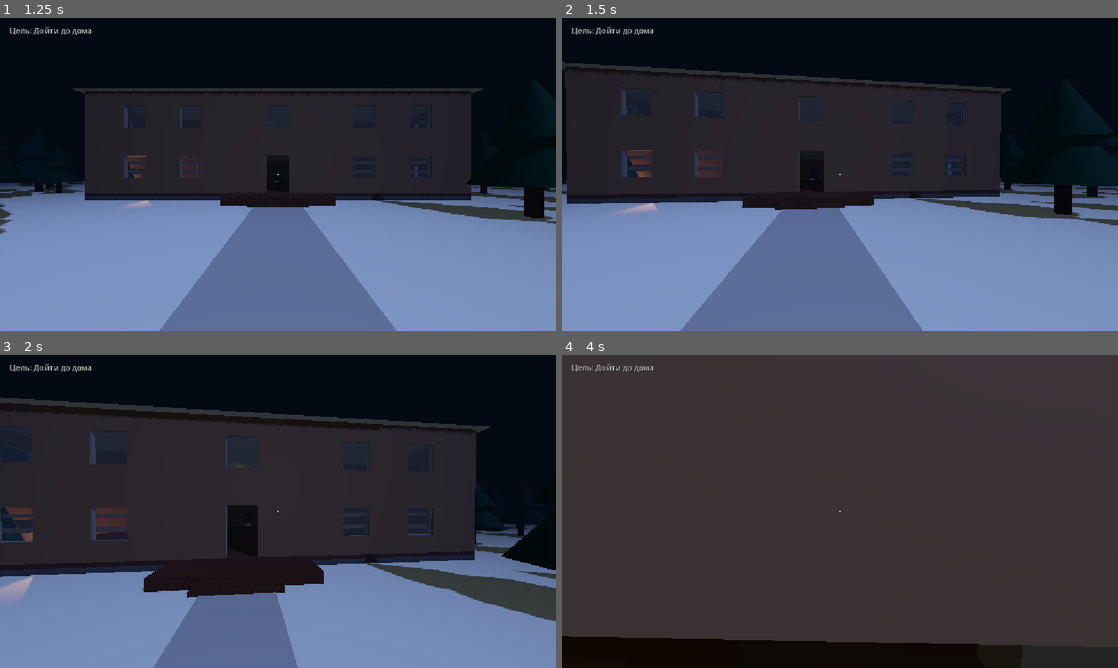
Above: before the commit, frames 1-4 (two rows, left to right).
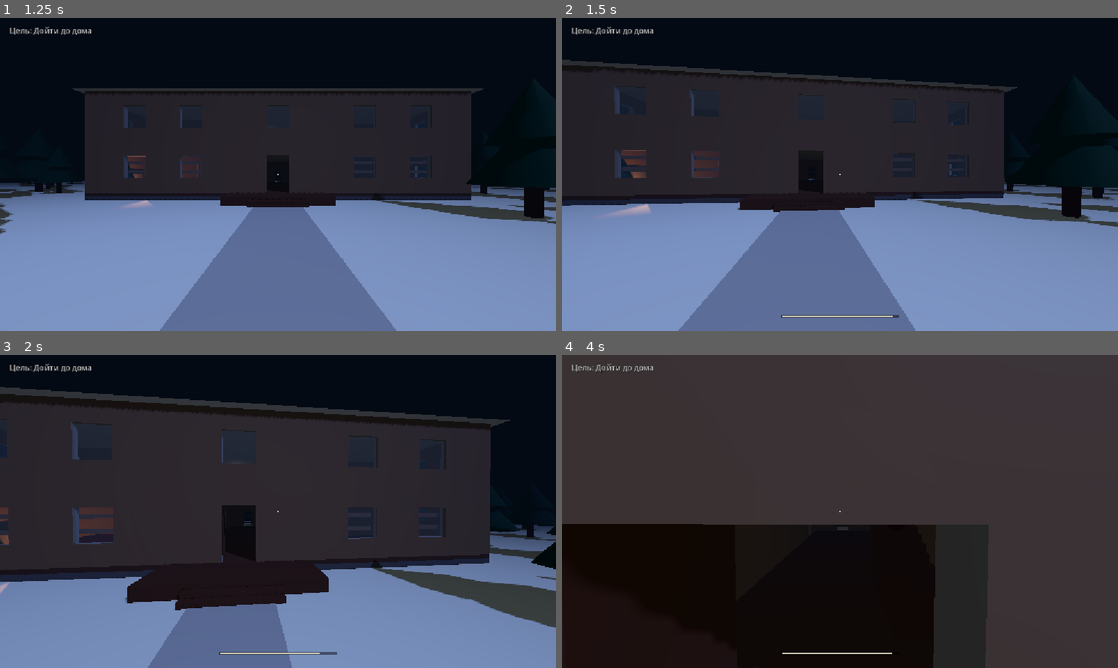
Above: after the commit, the same moments.

Repository: naryn-team/last-new-year
Game: Godot game, scene res://main_menu.tscn
The game is run twice, just before and just after one commit, with the same random seed, the same clock (stepped at 60 frames per second) and the same inputs.
Inputs (mouse positions are in pixels of both pictures, inside the frame that each line leads up to):
- Up to frame 1 (1.25 s): click "Play" at 0.5 s
- Up to frame 2 (1.5 s): tap Enter at 1.25 s; move the mouse to (867, 174) at 1.27 s; hold W from 1.28 s (still down); hold Shift from 1.28 s (still down)
- Up to frame 3 (2 s): keep holding W; keep holding Shift; tap Space at 1.52, 1.82 s; tap Ctrl at 1.55 s
- Up to frame 4 (4 s): keep holding W; move the mouse to (812, 511) at 2.02 s; release Shift at 2.03 s; tap Ctrl at 2.1 s; tap Space at 2.27, 2.57, 3.6, 3.77 s; tap E at 2.3, 2.85 s; move the mouse to (851, 505) at 2.77 s; hold Space 2.78-3.53 s; move the mouse to (834, 517) at 3.52 s; tap Shift at 3.8 s

Frame 1 is identical in both runs. In frame 2, 4.4% of the frame differs, in the area x 0-100%, y 13-100%; in frame 3, 12%; in frame 4, 26%, in the area x 0-83%, y 54-100%.

Commit message:
Sprint, crouch, head bob, pause menu, settings

Diff:
--- a/game/game.gd
+++ b/game/game.gd
@@ -23,6 +23,8 @@
 var _inventory: Label
 var _objective: Label
 var _crosshair: ColorRect
+var _stamina_bg: ColorRect
+var _stamina_bar: ColorRect
 var _message_time := 0.0
 
 
@@ -30,6 +32,7 @@
 	add_to_group("game")
 	HideSpot.hidden_in = null   # сброс после «Заново»
 	_build_hud()
+	add_child(preload("res://game/pause_menu.gd").new())
 	_update_inventory()
 	_update_objective()
 
@@ -61,6 +64,19 @@
 	else:
 		_prompt.text = target.get_prompt(self) if target else ""
 	_crosshair.visible = not hidden
+	_update_stamina()
+
+
+## Полоска выносливости: видна, только пока она не полная
+func _update_stamina() -> void:
+	var st = player.get("stamina")
+	if st == null:
+		_stamina_bg.visible = false
+		return
+	var k: float = st / player.stamina_max
+	_stamina_bg.visible = k < 0.999
+	_stamina_bar.size.x = 240.0 * k
+	_stamina_bar.color = Color(0.75, 0.2, 0.15) if player.exhausted else Color(0.8, 0.78, 0.7)
 
 
 func _raycast_interactable() -> Node:
@@ -82,7 +98,8 @@
 
 func _input(event: InputEvent) -> void:
 	# клик по окну игры снова захватывает мышь (после Esc или если окно было не в фокусе)
-	if event is InputEventMouseButton and event.pressed and Input.mouse_mode != Input.MOUSE_MODE_CAPTURED:
+	if event is InputEventMouseButton and event.pressed and not get_tree().paused \
+			and Input.mouse_mode != Input.MOUSE_MODE_CAPTURED:
 		Input.mouse_mode = Input.MOUSE_MODE_CAPTURED
 
 
@@ -174,6 +191,25 @@
 	_crosshair.offset_bottom = 2
 	layer.add_child(_crosshair)
 
+	_stamina_bg = ColorRect.new()
+	_stamina_bg.color = Color(0, 0, 0, 0.45)
+	_stamina_bg.mouse_filter = Control.MOUSE_FILTER_IGNORE
+	_stamina_bg.anchor_left = 0.5
+	_stamina_bg.anchor_right = 0.5
+	_stamina_bg.anchor_top = 1.0
+	_stamina_bg.anchor_bottom = 1.0
+	_stamina_bg.offset_left = -122
+	_stamina_bg.offset_right = 122
+	_stamina_bg.offset_top = -34
+	_stamina_bg.offset_bottom = -26
+	layer.add_child(_stamina_bg)
+	_stamina_bar = ColorRect.new()
+	_stamina_bar.mouse_filter = Control.MOUSE_FILTER_IGNORE
+	_stamina_bar.position = Vector2(2, 2)
+	_stamina_bar.size = Vector2(240, 4)
+	_stamina_bg.add_child(_stamina_bar)
+	_stamina_bg.visible = false
+
 	_prompt = _label(layer, 18, Color(1, 1, 1))
 	_prompt.anchor_top = 0.5
 	_prompt.anchor_bottom = 0.5
--- /dev/null
+++ b/game/pause_menu.gd
@@ -0,0 +1,151 @@
+extends CanvasLayer
+## Меню паузы (Esc): Продолжить / Настройки / Выйти в меню.
+## Работает, когда игра на паузе (process_mode = ALWAYS).
+
+var _root: Control
+var _main: VBoxContainer
+var _settings: VBoxContainer
+var _sens_label: Label
+var _vol_label: Label
+var _mouse_was_captured := true
+
+
+func _ready() -> void:
+	layer = 20
+	process_mode = Node.PROCESS_MODE_ALWAYS
+	_build()
+	_root.visible = false
+
+
+func _unhandled_input(event: InputEvent) -> void:
+	if event is InputEventKey and event.pressed and not event.echo and event.keycode == KEY_ESCAPE:
+		if _root.visible:
+			if _settings.visible:
+				_show_main()
+			else:
+				resume()
+		else:
+			pause()
+		get_viewport().set_input_as_handled()
+
+
+func pause() -> void:
+	_mouse_was_captured = Input.mouse_mode == Input.MOUSE_MODE_CAPTURED
+	get_tree().paused = true
+	_root.visible = true
+	_show_main()
+	Input.mouse_mode = Input.MOUSE_MODE_VISIBLE
+
+
+func resume() -> void:
+	get_tree().paused = false
+	_root.visible = false
+	Input.mouse_mode = Input.MOUSE_MODE_CAPTURED
+
+
+func _to_menu() -> void:
+	get_tree().paused = false
+	Input.mouse_mode = Input.MOUSE_MODE_VISIBLE
+	get_tree().change_scene_to_file("res://main_menu.tscn")
+
+
+func _show_main() -> void:
+	_main.visible = true
+	_settings.visible = false
+
+
+func _show_settings() -> void:
+	_main.visible = false
+	_settings.visible = true
+
+
+# ---------------------------------------------------------------- UI
+
+func _build() -> void:
+	_root = Control.new()
+	_root.set_anchors_preset(Control.PRESET_FULL_RECT)
+	add_child(_root)
+
+	var dim := ColorRect.new()
+	dim.color = Color(0.02, 0.02, 0.03, 0.75)
+	dim.set_anchors_preset(Control.PRESET_FULL_RECT)
+	_root.add_child(dim)
+
+	var center := CenterContainer.new()
+	center.set_anchors_preset(Control.PRESET_FULL_RECT)
+	_root.add_child(center)
+
+	var box := VBoxContainer.new()
+	box.custom_minimum_size = Vector2(420, 0)
+	box.add_theme_constant_override("separation", 14)
+	center.add_child(box)
+
+	# --- главный экран паузы
+	_main = VBoxContainer.new()
+	_main.add_theme_constant_override("separation", 12)
+	box.add_child(_main)
+	_main.add_child(_title("ПАУЗА"))
+	_main.add_child(_button("Продолжить", resume))
+	_main.add_child(_button("Настройки", _show_settings))
+	_main.add_child(_button("Выйти в меню", _to_menu))
+
+	# --- настройки
+	_settings = VBoxContainer.new()
+	_settings.add_theme_constant_override("separation", 12)
+	box.add_child(_settings)
+	_settings.add_child(_title("НАСТРОЙКИ"))
+
+	_sens_label = _label("")
+	_settings.add_child(_sens_label)
+	var sens := HSlider.new()
+	sens.min_value = 0.0005
+	sens.max_value = 0.006
+	sens.step = 0.0001
+	sens.value = Settings.mouse_sensitivity
+	sens.value_changed.connect(func(v): Settings.set_mouse_sensitivity(v); _update_labels())
+	_settings.add_child(sens)
+
+	_vol_label = _label("")
+	_settings.add_child(_vol_label)
+	var vol := HSlider.new()
+	vol.min_value = 0.0
+	vol.max_value = 1.0
+	vol.step = 0.05
+	vol.value = Settings.master_volume
+	vol.value_changed.connect(func(v): Settings.set_master_volume(v); _update_labels())
+	_settings.add_child(vol)
+
+	_settings.add_child(_label("Управление: WASD — ходьба, Shift — бег, Ctrl — присед,\nSpace — прыжок, F — фонарик, E — действие, Esc — пауза"))
+	_settings.add_child(_button("Назад", _show_main))
+	_update_labels()
+
+
+func _update_labels() -> void:
+	_sens_label.text = "Чувствительность мыши: %d%%" % int(round(Settings.mouse_sensitivity / 0.002 * 100.0))
+	_vol_label.text = "Громкость: %d%%" % int(round(Settings.master_volume * 100.0))
+
+
+func _title(text: String) -> Label:
+	var l := Label.new()
+	l.text = text
+	l.horizontal_alignment = HORIZONTAL_ALIGNMENT_CENTER
+	l.add_theme_font_size_override("font_size", 40)
+	l.add_theme_color_override("font_color", Color(0.85, 0.82, 0.76))
+	return l
+
+
+func _label(text: String) -> Label:
+	var l := Label.new()
+	l.text = text
+	l.add_theme_font_size_override("font_size", 18)
+	l.add_theme_color_override("font_color", Color(0.75, 0.73, 0.68))
+	return l
+
+
+func _button(text: String, cb: Callable) -> Button:
+	var b := Button.new()
+	b.text = text
+	b.custom_minimum_size = Vector2(0, 44)
+	b.add_theme_font_size_override("font_size", 20)
+	b.pressed.connect(cb)
+	return b
--- /dev/null
+++ b/game/settings.gd
@@ -0,0 +1,48 @@
+extends Node
+## Настройки игры (автозагрузка «Settings» — доступна из любого скрипта как Settings.xxx).
+## Сохраняются в user://settings.cfg и загружаются при запуске.
+
+signal changed
+
+const PATH := "user://settings.cfg"
+
+var mouse_sensitivity := 0.002    ## радиан на пиксель движения мыши
+var master_volume := 0.8          ## 0..1
+
+
+func _ready() -> void:
+	load_settings()
+
+
+func set_mouse_sensitivity(v: float) -> void:
+	mouse_sensitivity = v
+	save_settings()
+	changed.emit()
+
+
+func set_master_volume(v: float) -> void:
+	master_volume = clamp(v, 0.0, 1.0)
+	_apply_volume()
+	save_settings()
+	changed.emit()
+
+
+func _apply_volume() -> void:
+	var bus := AudioServer.get_bus_index("Master")
+	AudioServer.set_bus_volume_db(bus, linear_to_db(max(master_volume, 0.0001)))
+	AudioServer.set_bus_mute(bus, master_volume <= 0.001)
+
+
+func save_settings() -> void:
+	var cfg := ConfigFile.new()
+	cfg.set_value("controls", "mouse_sensitivity", mouse_sensitivity)
+	cfg.set_value("audio", "master_volume", master_volume)
+	cfg.save(PATH)
+
+
+func load_settings() -> void:
+	var cfg := ConfigFile.new()
+	if cfg.load(PATH) == OK:
+		mouse_sensitivity = cfg.get_value("controls", "mouse_sensitivity", mouse_sensitivity)
+		master_volume = cfg.get_value("audio", "master_volume", master_volume)
+	_apply_volume()
--- a/maniac/maniac.gd
+++ b/maniac/maniac.gd
@@ -13,14 +13,14 @@
 
 @export_group("Скорость")
 @export var walk_speed := 2.0
-@export var chase_speed := 4.5            ## игрок ходит 5 — маньяк чуть медленнее, иначе не убежать
+@export var chase_speed := 5.0            ## быстрее шага игрока (4), медленнее бега (6.5): спасает только бег
 @export var turn_speed := 8.0
 
 @export_group("Зрение и слух")
 @export var sight_range := 14.0
 @export var sight_range_flashlight := 22.0 ## включённый фонарик видно издалека
 @export var fov_degrees := 110.0
-@export var hear_range := 6.0             ## слышит шаги игрока в этом радиусе (даже через стену)
+@export var hear_range := 6.0             ## запасной радиус слуха, если у игрока нет noise_radius
 
 @export_group("Поведение")
 @export var catch_distance := 1.3
@@ -115,9 +115,18 @@
 func can_hear_player() -> bool:
 	if player.get_meta("hidden", false):
 		return false
-	var moving := Vector2(player.velocity.x, player.velocity.z).length() > 0.5
 	var dy: float = abs(player.global_position.y - global_position.y)
-	return moving and dy < 2.5 and global_position.distance_to(player.global_position) < hear_range
+	if dy >= 2.5:
+		return false
+	# радиус шума задаёт игрок: присед ~1.5 м, шаг ~6 м, бег ~13 м
+	var noise = player.get("noise_radius")
+	var radius: float
+	if noise == null:
+		var moving := Vector2(player.velocity.x, player.velocity.z).length() > 0.5
+		radius = hear_range if moving else 0.0
+	else:
+		radius = noise
+	return radius > 0.0 and global_position.distance_to(player.global_position) < radius
 
 
 ## Можно вызывать из других скриптов: упала вещь, хлопнула дверь и т.п.
--- a/player.gd
+++ b/player.gd
@@ -1,37 +1,78 @@
 extends CharacterBody3D
+## Игрок: ходьба (WASD), бег (Shift, тратит выносливость), присед (Ctrl, тихо),
+## прыжок (Space), фонарик (F), покачивание камеры при ходьбе.
+## noise_radius — на каком расстоянии маньяк слышит шаги (читает maniac.gd).
 
-const SPEED = 5.0
-const JUMP_VELOCITY = 4.5
-const MOUSE_SENSITIVITY = 0.002
+@export_group("Скорость")
+@export var walk_speed := 4.0
+@export var sprint_speed := 6.5           ## маньяк в погоне бегает 5.0 — без бега не убежать
+@export var crouch_speed := 2.0
+@export var jump_velocity := 4.5
+
+@export_group("Выносливость")
+@export var stamina_max := 100.0
+@export var stamina_drain := 22.0         ## в секунду при беге (~4.5 секунды бега)
+@export var stamina_regen := 15.0         ## в секунду при отдыхе
+@export var stamina_regen_delay := 1.0    ## пауза перед восстановлением
+@export var exhausted_until := 30.0       ## выдохся — бежать снова можно только с этого уровня
+
+@export_group("Присед")
+@export var stand_height := 1.8
+@export var crouch_height := 1.1
+@export var stand_eye := 1.6
+@export var crouch_eye := 0.95
+
+@export_group("Шум (для маньяка)")
+@export var noise_walk := 6.0
+@export var noise_sprint := 13.0
+@export var noise_crouch := 1.5
+
+@export_group("Покачивание камеры")
+@export var bob_amount := 0.04
+@export var bob_speed := 9.0
+
+var stamina := 100.0
+var exhausted := false
+var is_sprinting := false
+var is_crouching := false
+var noise_radius := 0.0
 
 var gravity = ProjectSettings.get_setting("physics/3d/default_gravity")
+var _regen_wait := 0.0
+var _bob_t := 0.0
+var _shape: CapsuleShape3D
 
 @onready var head = $Head
+@onready var camera: Camera3D = $Head/Camera3D
 @onready var flashlight = $Head/Camera3D/Flashlight
+@onready var collision: CollisionShape3D = $CollisionShape3D
+
 
 func _ready():
+	add_to_group("player")
 	Input.mouse_mode = Input.MOUSE_MODE_CAPTURED
 	flashlight.visible = false
+	stamina = stamina_max
+	_shape = collision.shape.duplicate()   # своя копия, чтобы менять высоту при приседе
+	collision.shape = _shape
+
 
 func _unhandled_input(event):
-	if event.is_action_pressed("ui_cancel"):
-		Input.mouse_mode = Input.MOUSE_MODE_VISIBLE
-
+	# Esc теперь обрабатывает меню паузы (game/pause_menu.gd)
 	if event is InputEventKey and event.pressed and not event.echo:
 		if event.keycode == KEY_F:
 			flashlight.visible = not flashlight.visible
 
 	if event is InputEventMouseMotion and Input.mouse_mode == Input.MOUSE_MODE_CAPTURED:
-		rotate_y(-event.relative.x * MOUSE_SENSITIVITY)
-		head.rotate_x(-event.relative.y * MOUSE_SENSITIVITY)
+		var sens: float = Settings.mouse_sensitivity
+		rotate_y(-event.relative.x * sens)
+		head.rotate_x(-event.relative.y * sens)
 		head.rotation.x = clamp(head.rotation.x, deg_to_rad(-85), deg_to_rad(85))
+
 
 func _physics_process(delta):
 	if not is_on_floor():
 		velocity.y -= gravity * delta
-
-	if Input.is_key_pressed(KEY_SPACE) and is_on_floor():
-		velocity.y = JUMP_VELOCITY
 
 	var input_dir = Vector2.ZERO
 	if Input.is_key_pressed(KEY_W) or Input.is_key_pressed(KEY_UP):
@@ -42,16 +83,89 @@
 		input_dir.x -= 1
 	if Input.is_key_pressed(KEY_D) or Input.is_key_pressed(KEY_RIGHT):
 		input_dir.x += 1
+	input_dir = input_dir.normalized()
+	var moving: bool = input_dir != Vector2.ZERO
 
-	input_dir = input_dir.normalized()
+	_update_crouch(delta)
+	_update_sprint(delta, moving, input_dir)
+
+	if Input.is_key_pressed(KEY_SPACE) and is_on_floor() and not is_crouching:
+		velocity.y = jump_velocity
+
+	var speed := walk_speed
+	if is_crouching:
+		speed = crouch_speed
+	elif is_sprinting:
+		speed = sprint_speed
 
 	var direction = (transform.basis * Vector3(input_dir.x, 0, input_dir.y)).normalized()
-
 	if direction:
-		velocity.x = direction.x * SPEED
-		velocity.z = direction.z * SPEED
+		velocity.x = direction.x * speed
+		velocity.z = direction.z * speed
 	else:
-		velocity.x = move_toward(velocity.x, 0, SPEED)
-		velocity.z = move_toward(velocity.z, 0, SPEED)
+		velocity.x = move_toward(velocity.x, 0, speed)
+		velocity.z = move_toward(velocity.z, 0, speed)
 
 	move_and_slide()
+
+	# шум шагов: стоишь — тихо, присед — почти не слышно, бег — далеко
+	if not moving or not is_on_floor():
+		noise_radius = 0.0
+	elif is_crouching:
+		noise_radius = noise_crouch
+	elif is_sprinting:
+		noise_radius = noise_sprint
+	else:
+		noise_radius = noise_walk
+
+	_update_head_bob(delta, moving)
+
+
+func _update_sprint(delta: float, moving: bool, input_dir: Vector2) -> void:
+	var wants := Input.is_key_pressed(KEY_SHIFT) and moving and input_dir.y < 0 and not is_crouching
+	if exhausted and stamina >= exhausted_until:
+		exhausted = false
+	is_sprinting = wants and not exhausted and stamina > 0.0
+	if is_sprinting:
+		stamina = max(0.0, stamina - stamina_drain * delta)
+		_regen_wait = stamina_regen_delay
+		if stamina <= 0.0:
+			exhausted = true
+	else:
+		if _regen_wait > 0.0:
+			_regen_wait -= delta
+		else:
+			stamina = min(stamina_max, stamina + stamina_regen * delta)
+
+
+func _update_crouch(delta: float) -> void:
+	var wants := Input.is_key_pressed(KEY_CTRL)
+	if wants:
+		is_crouching = true
+	elif is_crouching and _can_stand_up():
+		is_crouching = false
+	var h := crouch_height if is_crouching else stand_height
+	_shape.height = move_toward(_shape.height, h, delta * 4.0)
+	collision.position.y = _shape.height / 2.0
+	var eye := crouch_eye if is_crouching else stand_eye
+	head.position.y = move_toward(head.position.y, eye, delta * 3.5)
+
+
+## Нельзя встать, если над головой потолок (например, под лестницей)
+func _can_stand_up() -> bool:
+	var from := global_position + Vector3(0, crouch_height, 0)
+	var to := global_position + Vector3(0, stand_height + 0.05, 0)
+	var q := PhysicsRayQueryParameters3D.create(from, to)
+	q.exclude = [get_rid()]
+	return get_world_3d().direct_space_state.intersect_ray(q).is_empty()
+
+
+func _update_head_bob(delta: float, moving: bool) -> void:
+	if moving and is_on_floor():
+		var k := 1.4 if is_sprinting else (0.6 if is_crouching else 1.0)
+		_bob_t += delta * bob_speed * k
+		camera.position.y = sin(_bob_t) * bob_amount * k
+		camera.position.x = cos(_bob_t * 0.5) * bob_amount * 0.5 * k
+	else:
+		camera.position.y = move_toward(camera.position.y, 0.0, delta * 0.3)
+		camera.position.x = move_toward(camera.position.x, 0.0, delta * 0.3)
--- a/project.godot
+++ b/project.godot
@@ -14,6 +14,10 @@
 run/main_scene="uid://b3slmqio8150c"
 config/features=PackedStringArray("4.7", "Forward Plus")
 config/icon="res://icon.svg"
+
+[autoload]
+
+Settings="*res://game/settings.gd"
 
 [display]
 
Not shown, added: game/pause_menu.gd.uid
Not shown, added: game/settings.gd.uid
